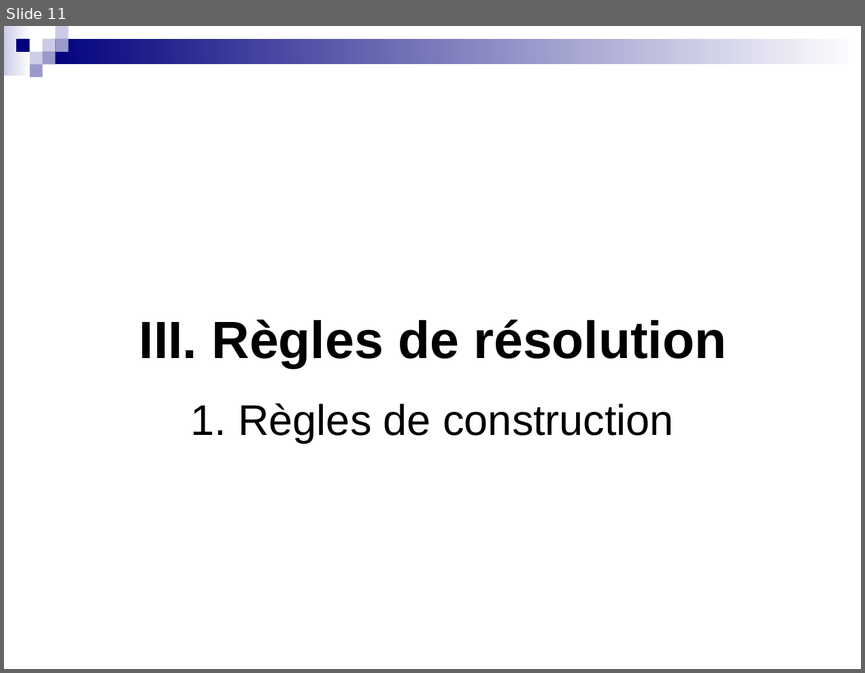
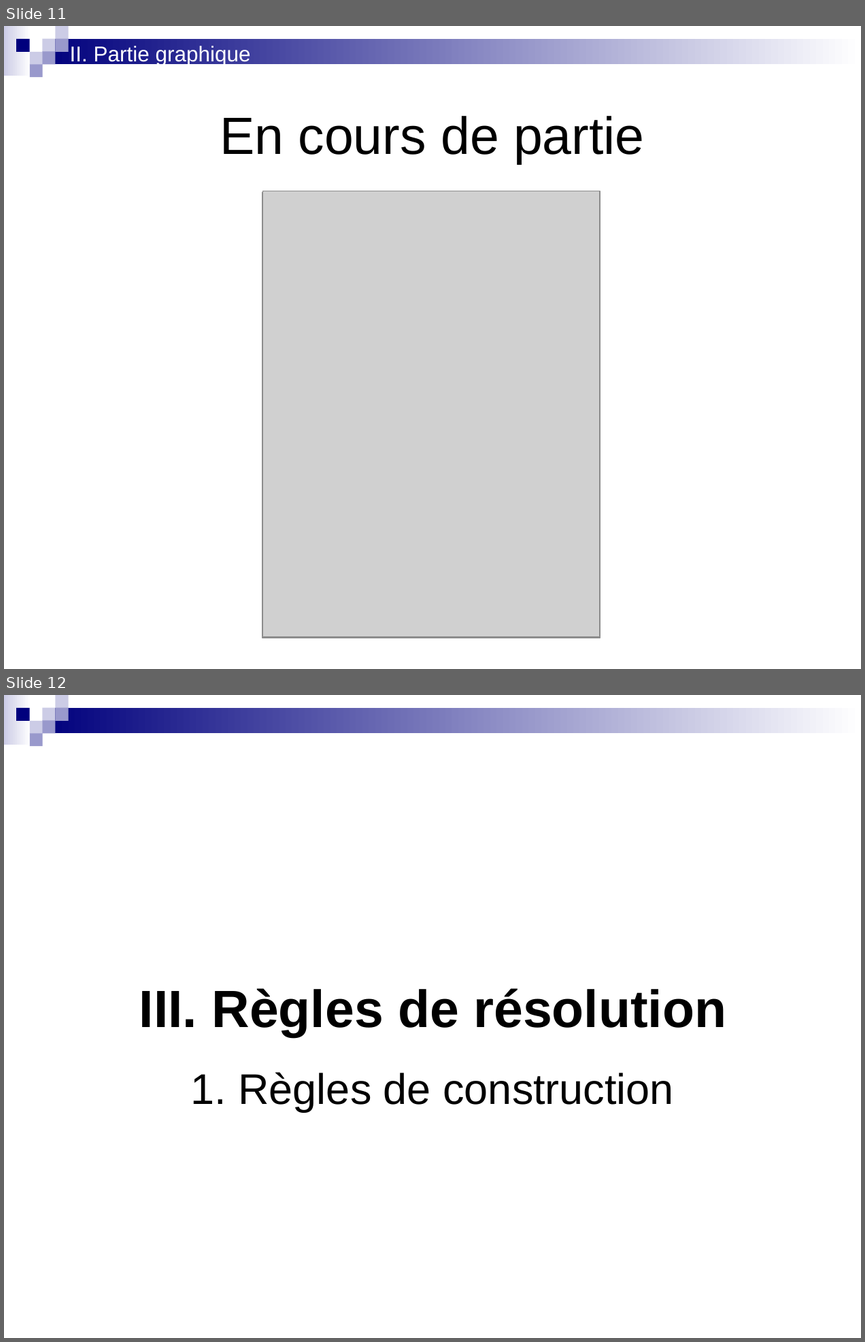
Before and after one commit to roulian/grillprojettuteure, a slide deck: documents/Soutenance 08-04-2010/Oral final.ppt. Shown one above the other, each under a label of ours: slide 11 before the commit, slides 11 and 12 after it. The pictures are 865x673 and 865x1342 pixels, drawn with LibreOffice and Linux fonts; fonts in the diff are those of the drawing; grey boxes stand for pictures; background and template pictures are left out. Boxes give left, top, right and bottom in pixels: in the first picture for what was removed or moved away, otherwise in the second. Text is boxed around its words. In the diff, an @@ line names an element or a change of style, - is before the commit and + after.

```diff
--- a/documents/Soutenance 08-04-2010/Oral final.ppt
+++ b/documents/Soutenance 08-04-2010/Oral final.ppt
@@ slide 11 added at [4, 26, 861, 669], background picture (left out); not listed: 9 template elements that a slide beside it also shows @@
@@ text added at [70, 46, 251, 65], 18 pt, text #FFFFFF @@
+II. Partie graphique
@@ title added at [220, 116, 644, 164], 44 pt, text #000000 @@
+En cours de partie
@@ picture added at [262, 192, 598, 638] @@
@@ picture added at [263, 191, 600, 638] @@
@@ picture added at [263, 191, 600, 637] @@
@@ page number added at [618, 611, 818, 654], 12 pt, text #FFFFFF @@
+11
@@ what was slide 11 is now slide 12 @@
```
Also in this commit, not shown: 2 slides changed.
